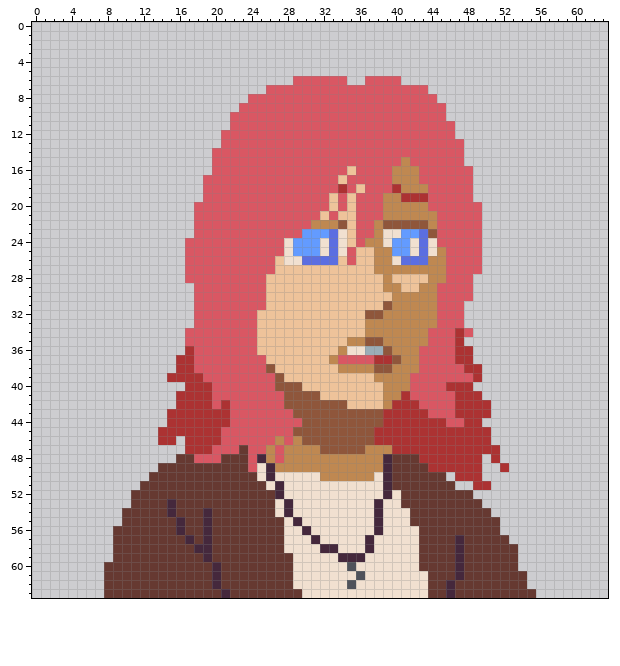
One commit to this pixel-art sprite: sprites/portraits/blibiotecaria.png. This is how it looked before the edit.
The file is 64x64 pixels.
New version:
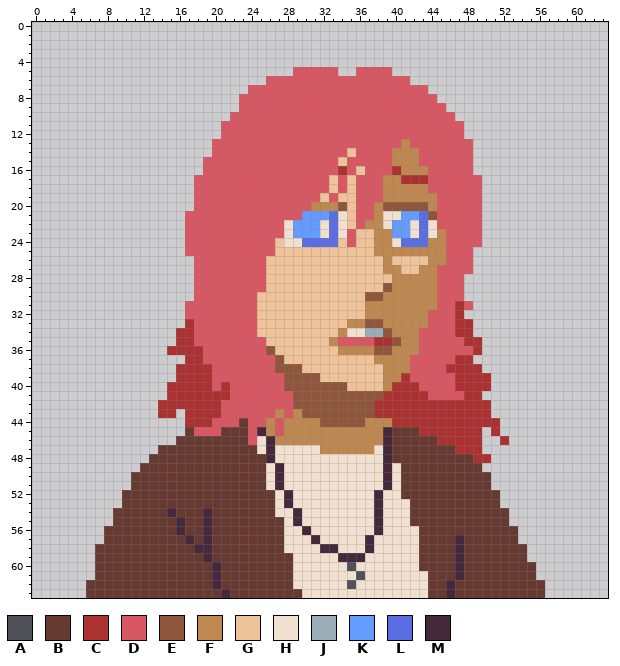
Palette (. is transparent): A #4f525a  B #663931  C #ac3232  D #d95763  E #8f563b  F #bf8851  G #eec39a  H #f1e0d0  J #9badb7  K #639bff  L #5b6ee1  M #45283c
Edits made:
Changed rows in their new state; - is an unchanged pixel.
first column x 6:
 5 -----------------------DDDDD--DDDD-----------------
 6 --------------------DDD------DD----D---------------
 7 ------------------DD-------------------------------
 8 -----------------D---------------------------------
10 ----------------------------------------D----------
11 ---------------D-------------------------D---------
12 -----------------------------------------D---------
13 --------------D--------------------F------D--------
14 -----------------------------G----FFF-----D--------
15 -------------D--------------G-----F-F-----D--------
16 -------------D--------------CDG---C--F-------------
17 ------------D--------------GDG---F-CCC-----D-------
18 ------------D--------------GDGD--FF--------D-------
19 ------------D-------------GDG------FFFF----D-------
20 -------------------------FFFE---FEEEEEF------------
21 -----------D------------KKKLH---FHHKKLE------------
22 -----------D----------HKKKHLH--F-HKKHLH------------
23 -----------D----------HK--H--DGG-FK-H-HF-----------
24 ---------------------G-HLLL-GDGG-FHLL-FF-----------
25 ---------------------GGGGGGGGG----FFFFF----.-------
26 -----------.--------G-GGGGGG-G--G-GGGG-----.-------
27 -----------.--------G-----------G--GG--D---.-------
28 -----------.---------------------GFFFF-D--.--------
29 ---------------------------------E-FF-----.--------
30 -------------------G-----------EEF--------.--------
31 -----------D-------G-----------FFF-------CD--------
32 -----------D-------------------FF-----D--C---------
33 -----------C-----------------FFEE-----D--CC--------
34 ----------CC----------------FHHJJE---D----C--------
35 ----------CC-------D-------FDDDDCCE--D---DCC-------
36 ---------CC-C------DE--------FFFE--------DDC-------
37 ----------.-C-------DE-----GGGGGFFF-D--------------
38 ------------CC------DEEE----GGGGGF--D---CC---------
39 ---------.---C-------DEEEE------G--C-----CC-C------
40 ---------CC----C-----D--EEEEE-----CCC---D--CC------
41 ---------C----CC------D---EEEEEEECC-CC---D---------
42 --------CC----CD------D------EEECC---CCCC----------
43 --------C-.----D-----F-F--------C-----CCC----------
44 ---------..---DD-B--F-FFFF-----FFF------CC--CC-----
45 --------...BDDDBBB-MF-FFFFFFFFFFFMBBB-------.C-----
46 --------..BBBBBBBB-HM-F-FFFFFFFFFMBBBBB-----.-C----
47 --------BBBBBBBBB-BHMHHHHHFFFFF-HMBBBBBBB---..-----
48 -------BBB--BBB---BBMHHHHHHHHHHHH----BBBBBB-C.-----
49 ------BB----------BBHMHHHHHHHHHHH-H---BBBBBB--.----
50 -----BB------------BHM----HHHHHH--H-----BBBBB------
51 -----B----------------------------H------BBBB------
52 ----B----------------HM---------MH---------BBB-----
53 ----B----B-------------------------H--------BB-----
54 ---B------------------HM---------------------BB----
55 ---B------------------------------------------B----
56 --B-------------------------------------------BB---
57 --B--------------------------------------------B---
58 -BB---------------------------------------------B--
59 -BB---------------------------------------------B--
60 -B----------------------------------------------BB-
61 -B-----------------------------------------------B-
62 BB-----------------------------------------------BB
63 BB------------------------------------------------B
Boxes around the changes in both pictures, in picture pixels (x1, y1, x2, y2):
changed: (86, 67, 545, 598)
